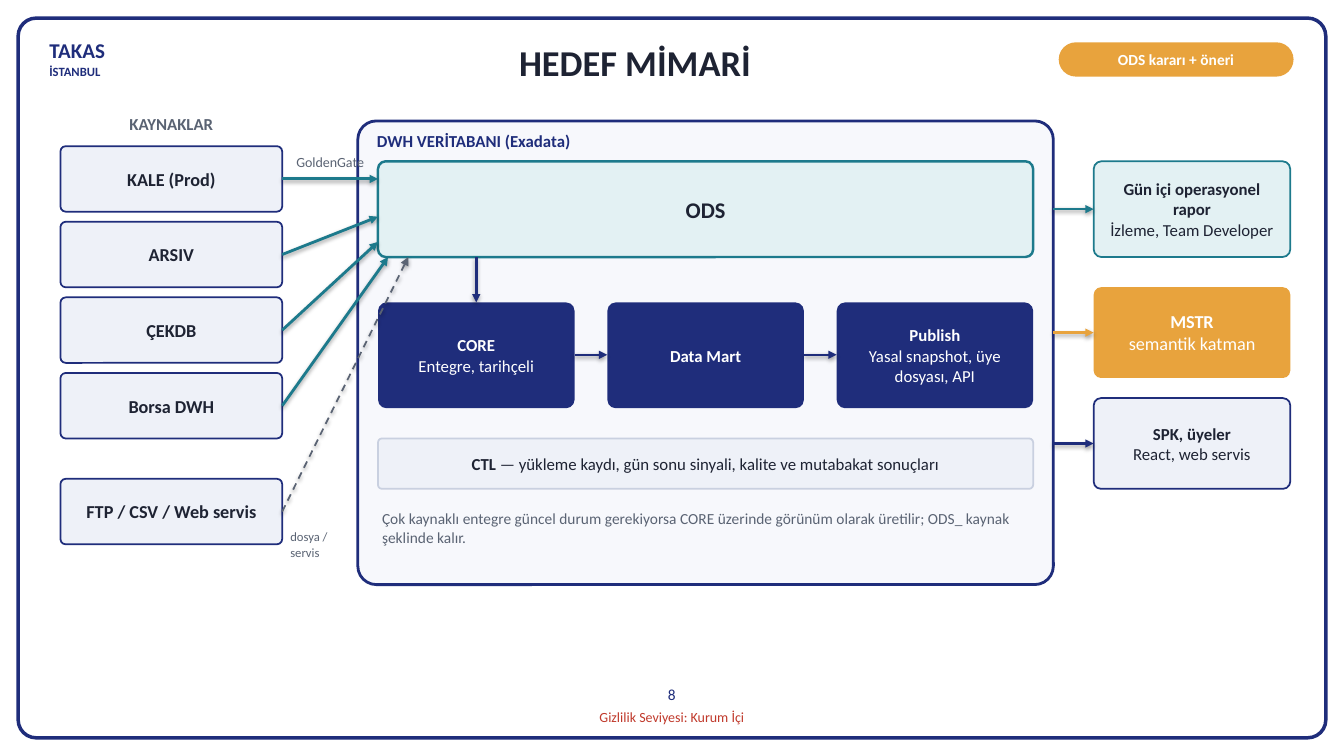
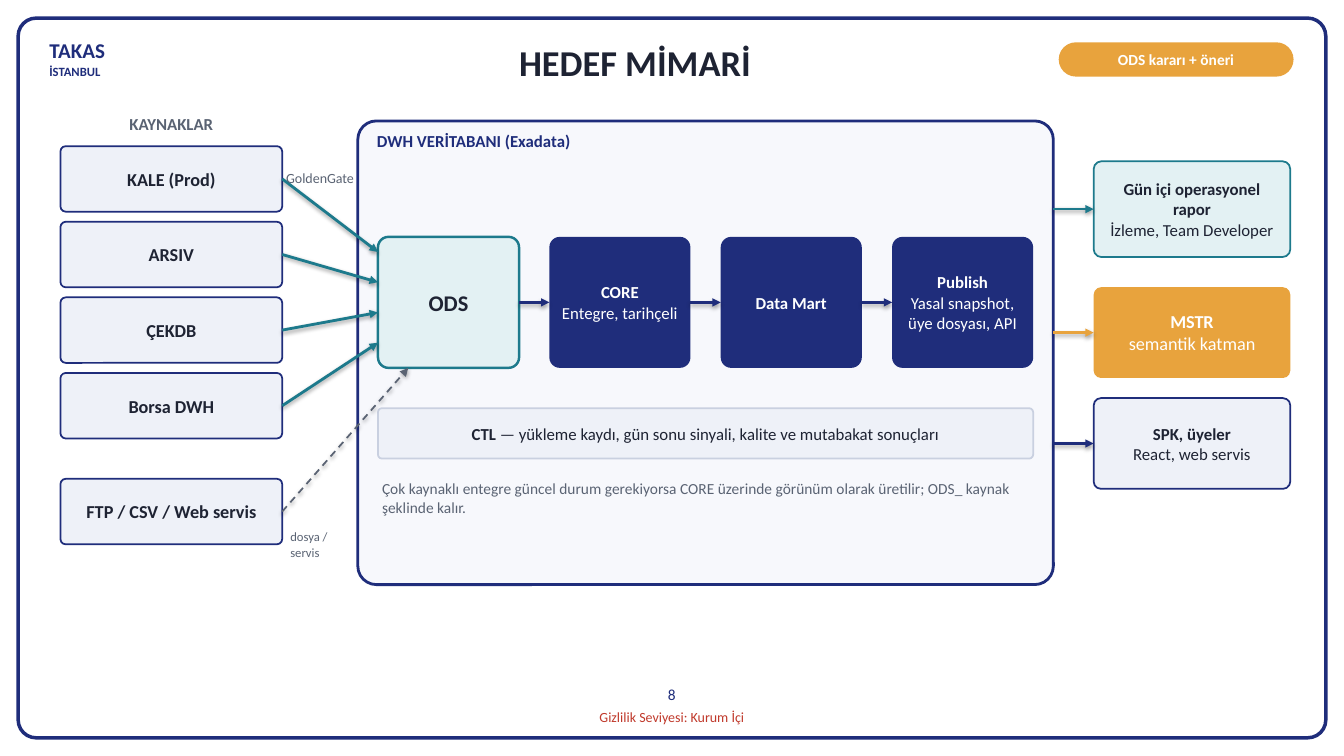
Before and after one commit to hanifidemirel0/Cursor-Projects, a slide deck: slide 8 of outputs/dwh-sunum-kasim-2026/5 - DWHSunum_Kasim2026.pptx. Drawn at 1344x756 pixels with LibreOffice and Linux fonts; fonts in the diff are those of the drawing. Boxes give left, top, right and bottom in pixels: in the first picture for what was removed or moved away, otherwise in the second. Text is boxed around its words. In the diff, an @@ line names an element or a change of style, - is before the commit and + after.

```diff
--- a/outputs/dwh-sunum-kasim-2026/5 - DWHSunum_Kasim2026.pptx
+++ b/outputs/dwh-sunum-kasim-2026/5 - DWHSunum_Kasim2026.pptx
@@ text "GoldenGate": place and size @@
-text "GoldenGate" at (296, 155, 364, 171)
+text "GoldenGate" at (286, 173, 354, 188)
@@ arrow moved from (282, 178) - (378, 178) to (282, 178) - (378, 252) @@
@@ rounded rectangle "ODS": place and size @@
-rounded rectangle "ODS" at (378, 161, 1033, 257)
+rounded rectangle "ODS" at (378, 237, 519, 368)
@@ rounded rectangle "CORE": place and size @@
-rounded rectangle "CORE" at (378, 302, 575, 408)
+rounded rectangle "CORE" at (549, 237, 691, 368)
@@ rounded rectangle "Data Mart": place and size @@
-rounded rectangle "Data Mart" at (608, 302, 805, 408)
+rounded rectangle "Data Mart" at (721, 237, 862, 368)
@@ rounded rectangle "Publish": place and size @@
-rounded rectangle "Publish" at (837, 302, 1033, 408)
+rounded rectangle "Publish" at (892, 237, 1033, 368)
@@ arrow moved from (282, 254) - (378, 217) to (282, 254) - (378, 282) @@
@@ arrow removed from (476, 257) to (476, 302) @@
@@ arrow moved from (282, 330) - (378, 242) to (282, 330) - (378, 313) @@
@@ arrow moved from (575, 355) - (608, 355) to (519, 302) - (549, 302) @@
@@ arrow added from (691, 302) to (721, 302), #1F2D7B 1.75 pt @@
@@ arrow moved from (804, 355) - (837, 355) to (862, 302) - (892, 302) @@
@@ arrow moved from (282, 406) - (388, 257) to (282, 406) - (378, 343) @@
@@ arrow moved from (282, 512) - (408, 257) to (282, 512) - (408, 368) @@
@@ rounded rectangle "CTL — yükleme kaydı, gün ...": place and size @@
-rounded rectangle "CTL — yükleme kaydı, gün ..." at (378, 439, 1033, 489)
+rounded rectangle "CTL — yükleme kaydı, gün ..." at (378, 408, 1033, 459)
@@ text "Çok kaynaklı entegre güncel durum ...": place and size @@
-text "Çok kaynaklı entegre güncel durum ..." at (382, 513, 1009, 546)
+text "Çok kaynaklı entegre güncel durum ..." at (382, 483, 1009, 516)
```
Also in this commit, not shown: 2 other files.
